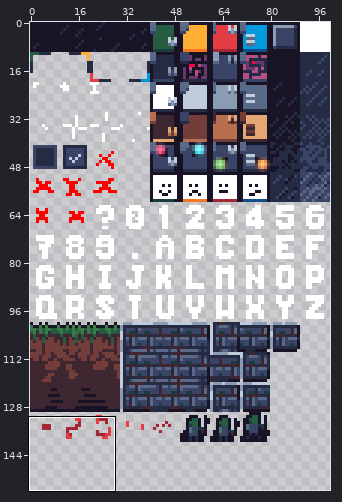
Sprite sheet: src/atlas.png. The first picture is a wide view before the edit; the outline marks the close-up.
Close-up. Old version:
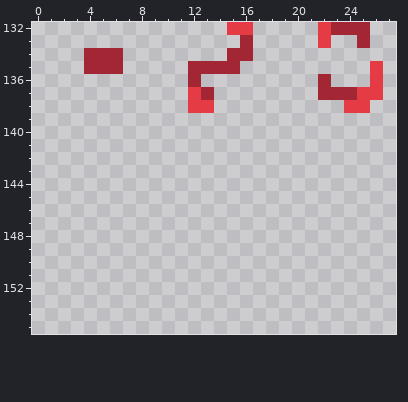
The file is 100x200 pixels. Colours within 5 levels of each other are drawn and written as one. Shown: x 0..27, y 132..155. The wide view leaves out empty margins.
Now the later version:
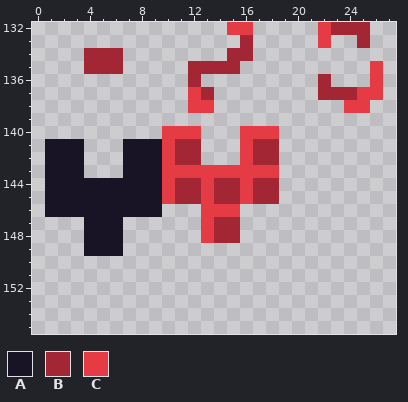
Palette (. is transparent): A #181425  B #a22633  C #e43b44
Difference:
@@ x 0..27 @@
 139 ............................
-140 ............................
-141 ............................
-142 ............................
-143 ............................
-144 ............................
-145 ............................
-146 ............................
-147 ............................
-148 ............................
-149 ............................
+140 ..........CCC...CCC.........
+141 .AAA...AAACBB...CBB.........
+142 .AAA...AAACBB...CBB.........
+143 .AAA...AAACCCCCCCCC.........
+144 .AAAAAAAAACBBCBBCBB.........
+145 .AAAAAAAAACBBCBBCBB.........
+146 .AAAAAAAAA...CCC............
+147 ....AAA......CBB............
+148 ....AAA......CBB............
+149 ....AAA.....................
 150 ............................
Boxes around the changes in both close-ups, in picture pixels (x1, y1, x2, y2):
added: (45, 126, 279, 256)
